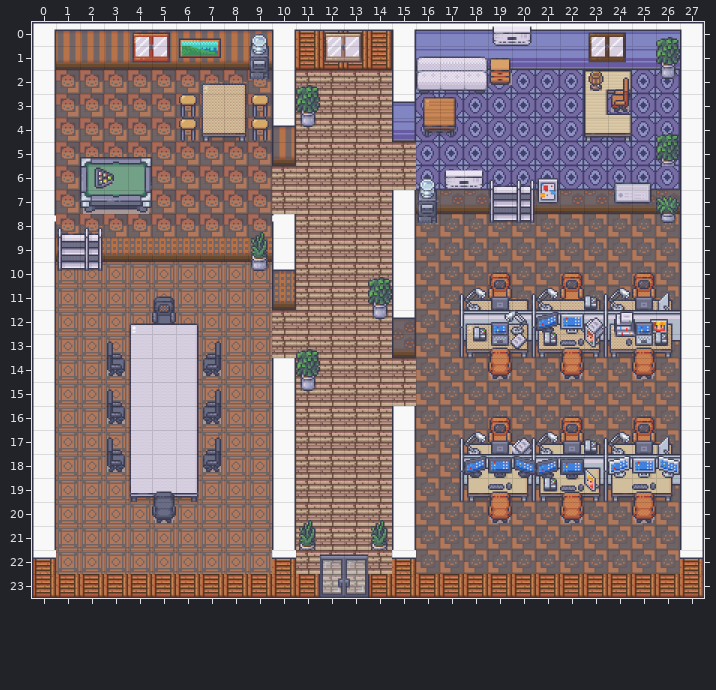
Two versions of a level (Tiled map (JSON), public/assets/map/Haloween_10.json). That is the earlier state.
Cells are 32x32 px. Shown: x 0..27, y 0..23. Tiles whose own drawing changed are shown in their newer look in all pictures.
And afterwards:
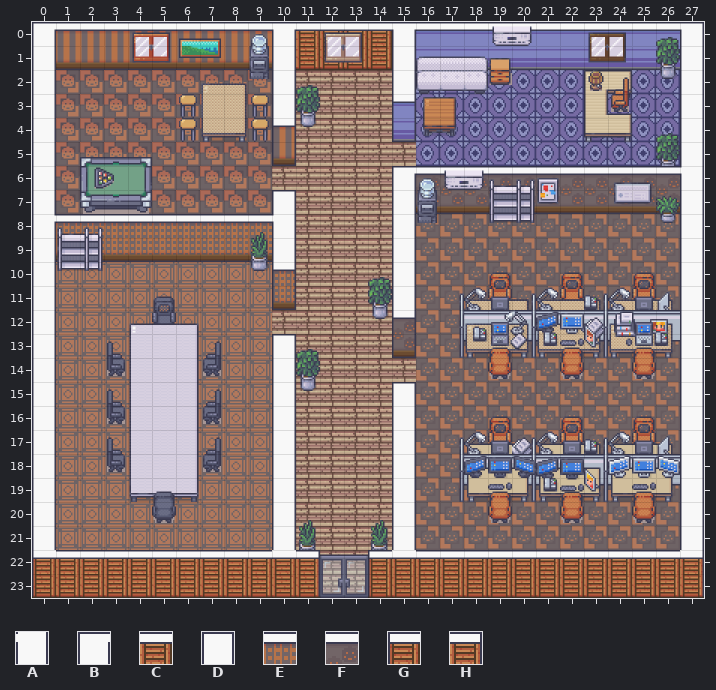
Key: from "FloorAndGround": A 25, B 28, C 1324; from "FloorAndGround_origin": D 92, E 556, F 684, G 1323, H 1325.
Objects are placed by their top-left corner, in cells (3,4 is the top-left corner of cell 3,4); size is 1x1 cell unless given.
The edit:
{"where": "layer \"Wall\""}
{"now": "F at 16,6"}
{"now": "F at 17,6"}
{"now": "F at 18,6"}
{"now": "F at 19,6"}
{"now": "F at 20,6"}
{"now": "F at 21,6"}
{"now": "F at 22,6"}
{"now": "F at 23,6"}
{"now": "F at 24,6"}
{"now": "F at 25,6"}
{"now": "F at 26,6"}
{"now": "A at 27,6"}
{"now": "B at 15,6"}
{"now": "D at 10,7"}
{"now": "E at 1,8"}
{"now": "E at 2,8"}
{"now": "E at 3,8"}
{"now": "E at 4,8"}
{"now": "E at 5,8"}
{"now": "E at 6,8"}
{"now": "E at 7,8"}
{"now": "E at 8,8"}
{"now": "E at 9,8"}
{"now": "D at 10,13"}
{"now": "D at 15,15"}
{"now": "C at 16,22"}
{"now": "C at 17,22"}
{"now": "C at 18,22"}
{"now": "C at 19,22"}
{"now": "C at 20,22"}
{"now": "C at 21,22"}
{"now": "C at 22,22"}
{"now": "C at 23,22"}
{"now": "C at 24,22"}
{"now": "C at 25,22"}
{"now": "C at 26,22"}
{"now": "C at 1,22"}
{"now": "C at 2,22"}
{"now": "C at 3,22"}
{"now": "C at 4,22"}
{"now": "C at 5,22"}
{"now": "C at 6,22"}
{"now": "C at 7,22"}
{"now": "C at 8,22"}
{"now": "C at 9,22"}
{"now": "H at 11,22"}
{"now": "G at 14,22"}
